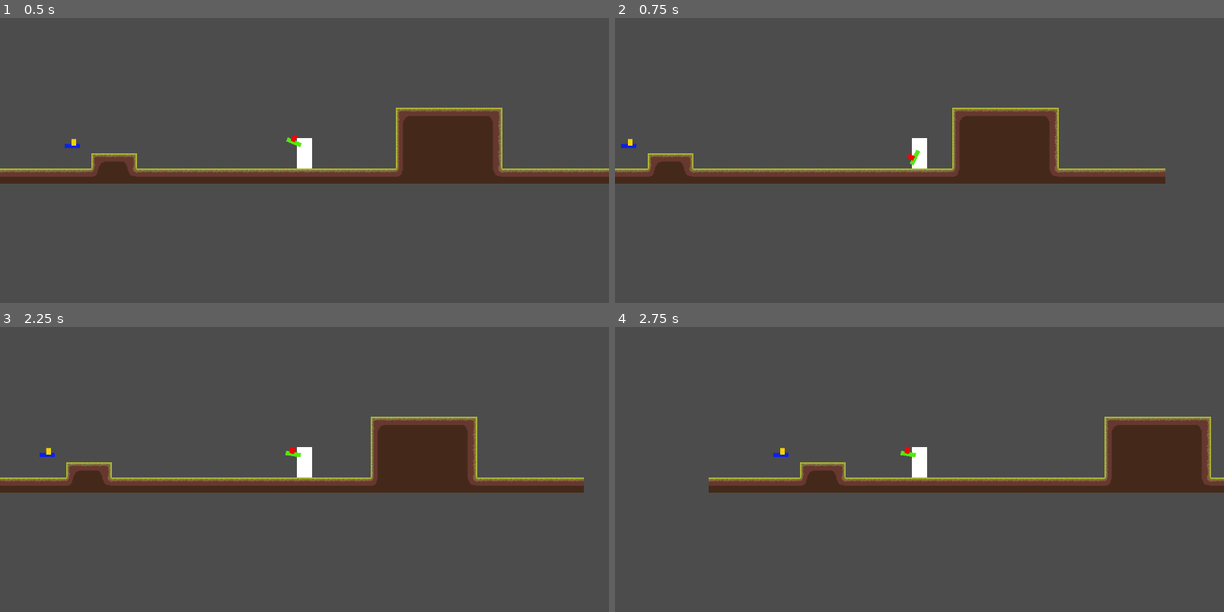
Above: before the commit, frames 1-4 (two rows, left to right).
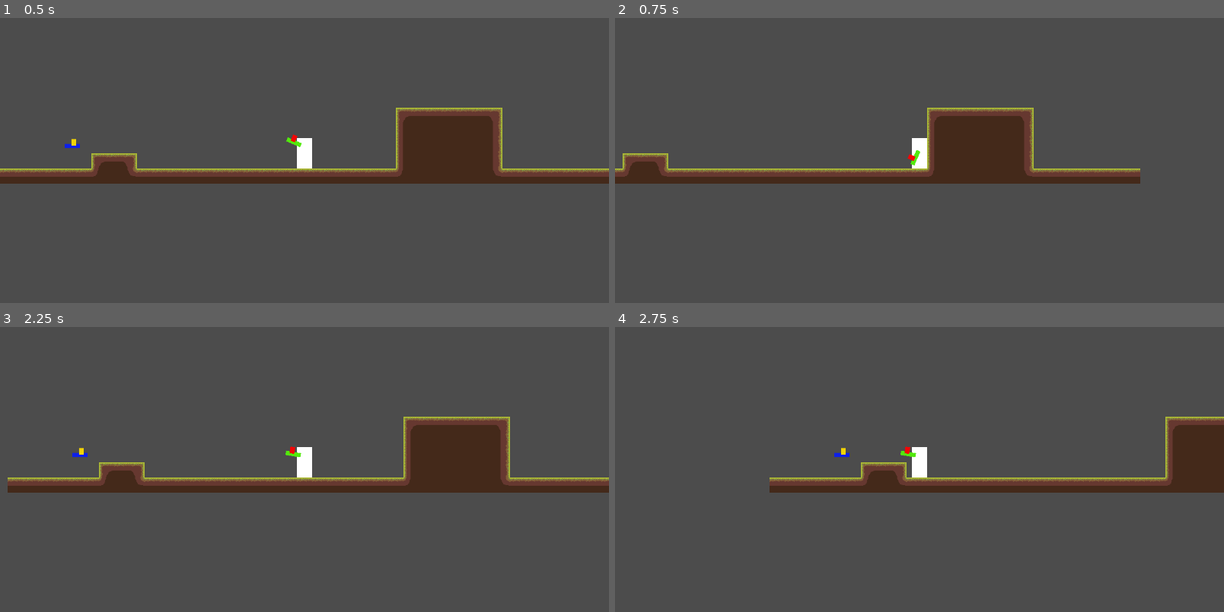
Above: after the commit, the same moments.

Repository: LuizzDutra/Remorse-of-Blue-Pen
Game: Godot game, scene res://Scenes/Levels/Level1.tscn
The game is run twice, just before and just after one commit, with the same random seed, the same clock (stepped at 60 frames per second) and the same inputs. This scene is started directly instead of the project's main scene.
Inputs (mouse positions are in pixels of both pictures, inside the frame that each line leads up to):
- Up to frame 1 (0.5 s): no input
- Up to frame 2 (0.75 s): move the mouse to (889, 217) at 0.52 s; hold D (move_right) from 0.53 s (still down); hold Shift (dash) from 0.53 s (still down)
- Up to frame 3 (2.25 s): tap W (jump) at 0.77, 1.52 s; move the mouse to (487, 512) at 1.27 s; release Shift (dash) at 1.28 s; tap Shift (dash) at 1.35 s; move the mouse to (121, 426) at 2.02 s; release D (move_right) at 2.03 s; hold A (move_left) from 2.03 s (still down); hold Shift (dash) from 2.03 s (still down); tap E (interact) at 2.1 s
- Up to frame 4 (2.75 s): keep holding A (move_left); keep holding Shift (dash)

Frame 1 is identical in both runs. In frame 2, 3.8% of the frame differs, in the area x 0-91%, y 31-59%; in frame 3, 4.6%; in frame 4, 5.3%, in the area x 15-100%, y 31-59%.

Commit message:
player movement adjustments

Diff:
--- a/Scenes/Player.tscn
+++ b/Scenes/Player.tscn
@@ -93,7 +93,7 @@
 position = Vector2( -15, 17 )
 
 [node name="DashTimer" type="Timer" parent="."]
-wait_time = 0.4
+wait_time = 0.2
 one_shot = true
 
 [connection signal="got_hit" from="HurtBox" to="." method="_on_HurtBox_got_hit"]
--- a/Scripts/Player.gd
+++ b/Scripts/Player.gd
@@ -10,13 +10,13 @@
 #movement variables
 var dir: Vector2 = Vector2.ZERO
 var velocity: Vector2 = Vector2.ZERO
-export var acceleration: float = 3000
-export var friction: float = 1500
-export var max_speed: float = 500
+export var acceleration: float = 3600
+export var friction: float = 1800
+export var max_speed: float = 600
 export var max_vertical_speed: float = 500
 export var gravity: float = 9.8
 export var jump_force = 5
-export var dash_mult = 1.5
+export var dash_mult = 1.25
 var meter_unit = 64
 
 var l_input = 0
@@ -75,6 +75,7 @@
 	if dashing:
 		velocity = Vector2(r_input - l_input, d_input - jump_input) * max_speed
 		velocity *= dash_mult
+		velocity.x *= 1.5
 		dashing = false
 		dash_able = false
 		$DashTimer.start()
